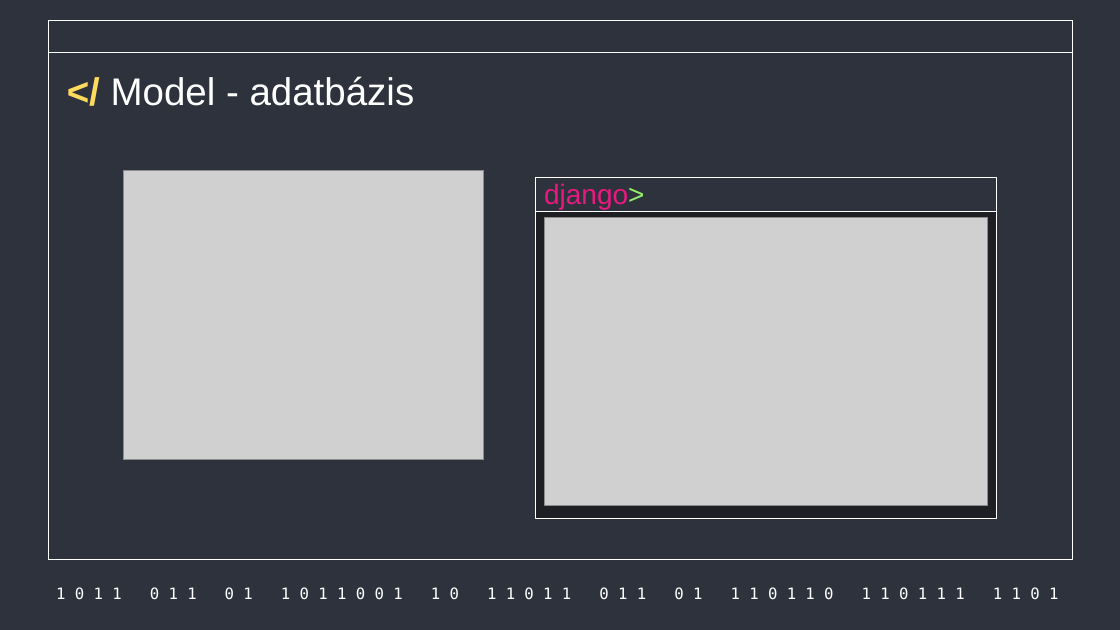
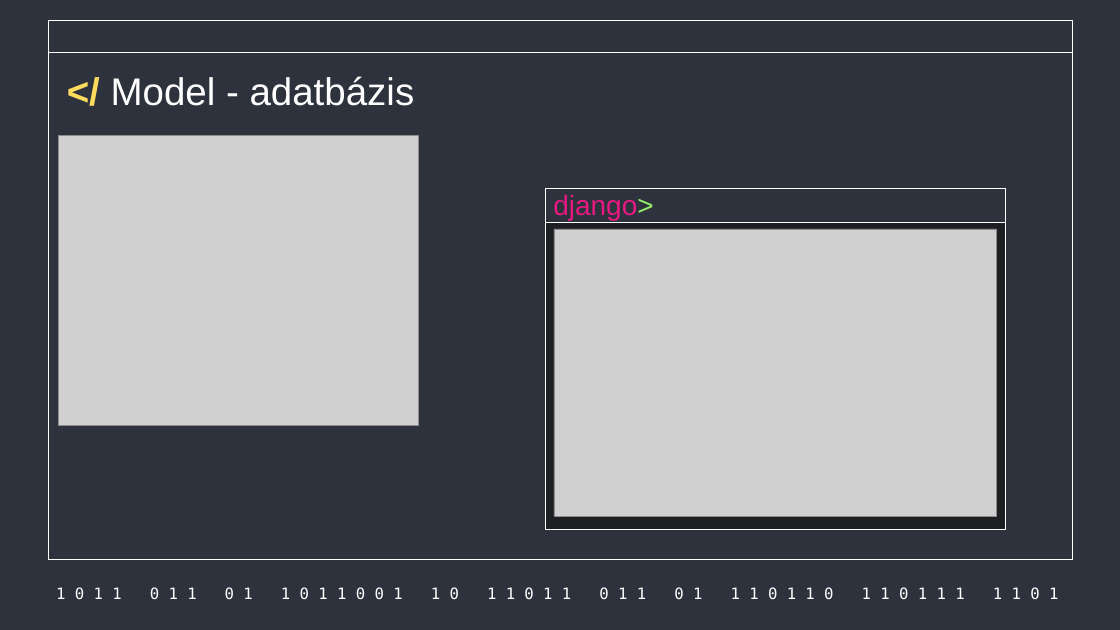
Before and after one commit to Acsilaa/dusza2024-25, a slide deck: slide 6 of Hell yeah ppt.pptx (slide 3 before the commit). Drawn at 1120x630 pixels with LibreOffice and Linux fonts; fonts in the diff are those of the drawing; grey boxes stand for pictures. Boxes give left, top, right and bottom in pixels: in the first picture for what was removed or moved away, otherwise in the second. Text is boxed around its words. In the diff, an @@ line names an element or a change of style, - is before the commit and + after.

```diff
--- a/Hell yeah ppt.pptx
+++ b/Hell yeah ppt.pptx
@@ picture: place and size @@
-picture at box(124, 170, 484, 460)
+picture at box(59, 136, 419, 426)
@@ 2 rectangles, 1 picture, 1 text: place and size @@
-2 rectangles, 1 picture, 1 text at box(536, 177, 997, 518)
+2 rectangles, 1 picture, 1 text at box(545, 189, 1007, 529)
```
Also in this commit, not shown: 5 other slides changed, 9 slides added, 4 slides removed.
